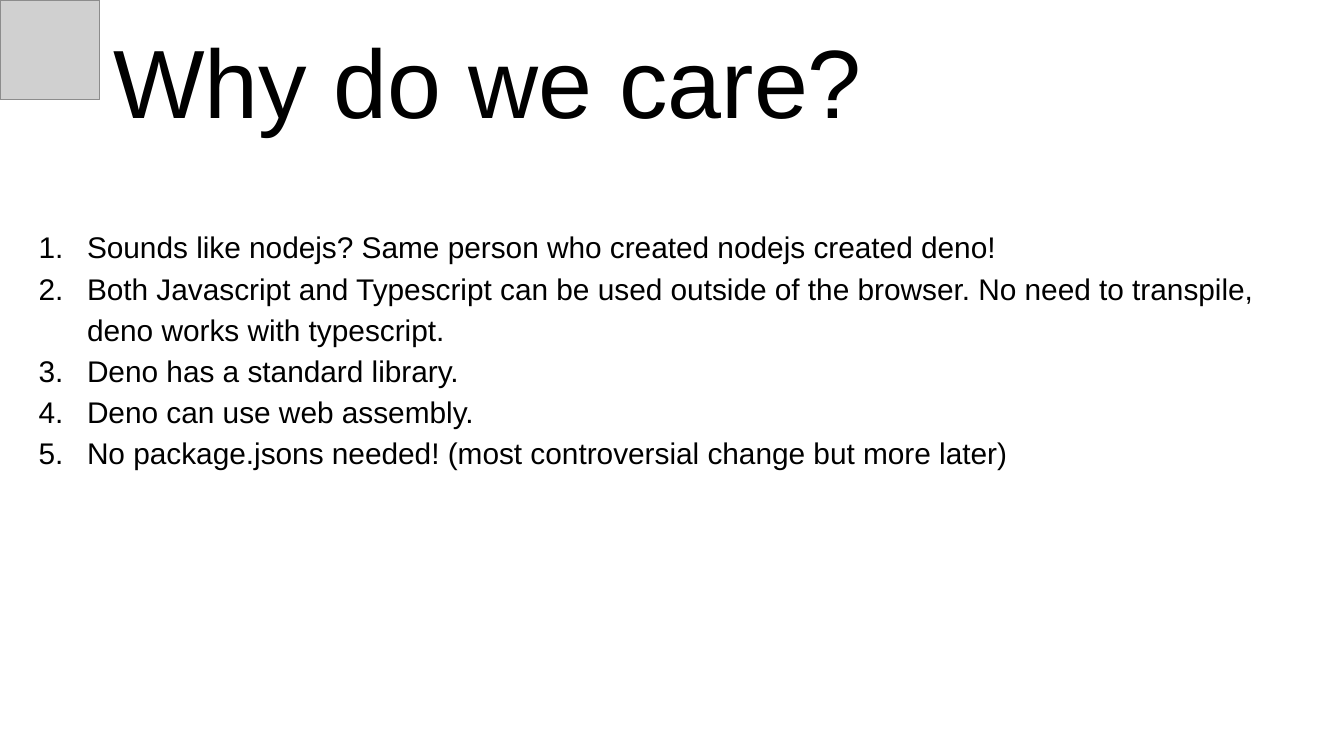
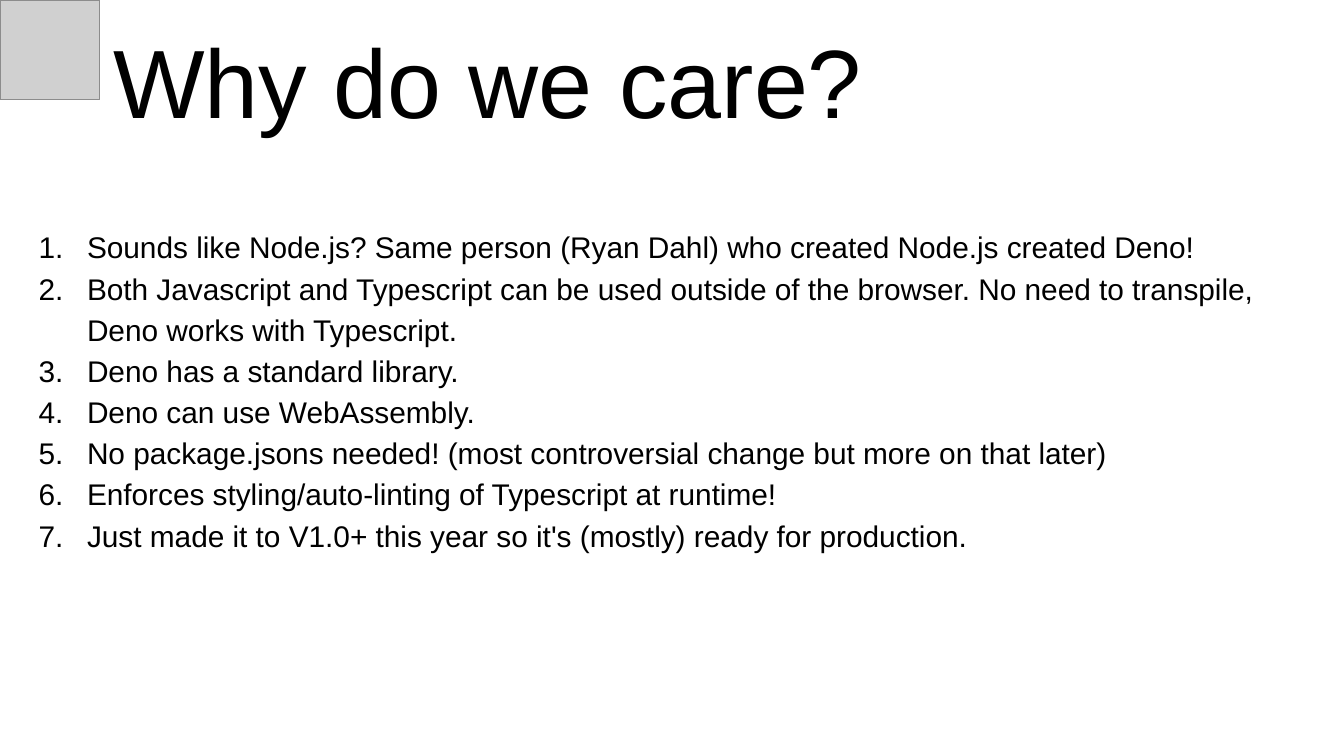
Before and after one commit to michaelachrisco/deno-developer-talk, a slide deck: slide 3 of Introduction to Deno.pptx. Drawn at 1344x756 pixels with LibreOffice and Linux fonts; fonts in the diff are those of the drawing; grey boxes stand for pictures. Boxes give left, top, right and bottom in pixels: in the first picture for what was removed or moved away, otherwise in the second. Text is boxed around its words. In the diff, an @@ line names an element or a change of style, - is before the commit and + after.

```diff
--- a/Introduction to Deno.pptx
+++ b/Introduction to Deno.pptx
@@ text at [87,236,1253,346]: text changed @@
-1. Sounds like nodejs? Same person who created nodejs created deno!
-2. Both Javascript and Typescript can be used outside of the browser. No need to transpile, deno works with typescript.
+1. Sounds like Node.js? Same person (Ryan Dahl) who created Node.js created Deno!
+2. Both Javascript and Typescript can be used outside of the browser. No need to transpile, Deno works with Typescript.
@@ text at [87,401,1107,552]: text changed @@
-4. Deno can use web assembly.
-5. No package.jsons needed! (most controversial change but more later)
+4. Deno can use WebAssembly.
+5. No package.jsons needed! (most controversial change but more on that later)
+6. Enforces styling/auto-linting of Typescript at runtime!
+7. Just made it to V1.0+ this year so it's (mostly) ready for production.
```
Also in this commit, not shown: 7 other slides changed, 4 slides added, 1 other file.
